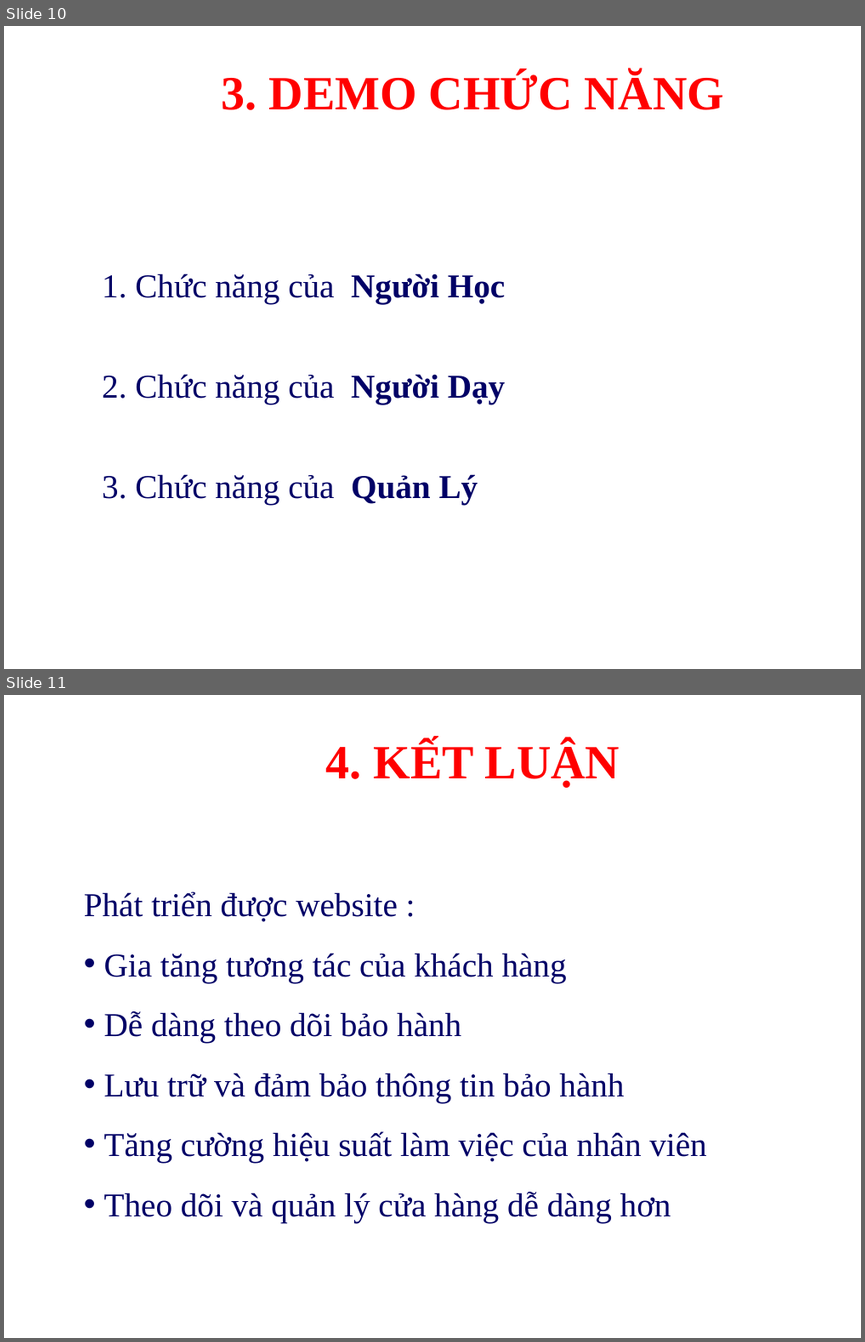
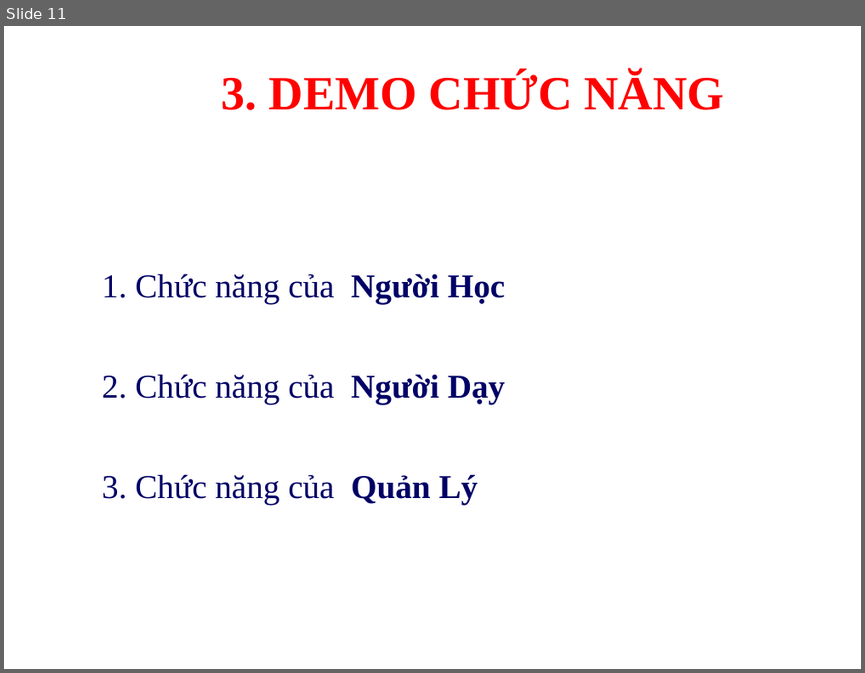
Before and after one commit to anhtan2223/FishLearning---Mobile-App, a slide deck: NLNganh.ppt. Shown one above the other, each under a label of ours: slides 10 and 11 before the commit, slide 11 after it. The pictures are 865x1342 and 865x673 pixels, drawn with LibreOffice and Linux fonts; fonts in the diff are those of the drawing; background and template pictures are left out. Boxes give left, top, right and bottom in pixels: in the first picture for what was removed or moved away, otherwise in the second. Text is boxed around its words. In the diff, an @@ line names an element or a change of style, - is before the commit and + after.

```diff
--- a/NLNganh.ppt
+++ b/NLNganh.ppt
@@ slide 11 removed at box(4, 695, 861, 1338), background picture (left out) @@
@@ text removed at box(326, 741, 620, 787) @@
-4. KẾT LUẬN
@@ text removed at box(84, 891, 706, 1223) @@
-Phát triển được website :
-• Gia tăng tương tác của khách hàng
-• Dễ dàng theo dõi bảo hành
-• Lưu trữ và đảm bảo thông tin bảo hành
-• Tăng cường hiệu suất làm việc của nhân viên
-• Theo dõi và quản lý cửa hàng dễ dàng hơn
@@ what was slide 10 is now slide 11 @@
```
Also in this commit, not shown: 7 slides changed, 2 slides added, 37 other files.
